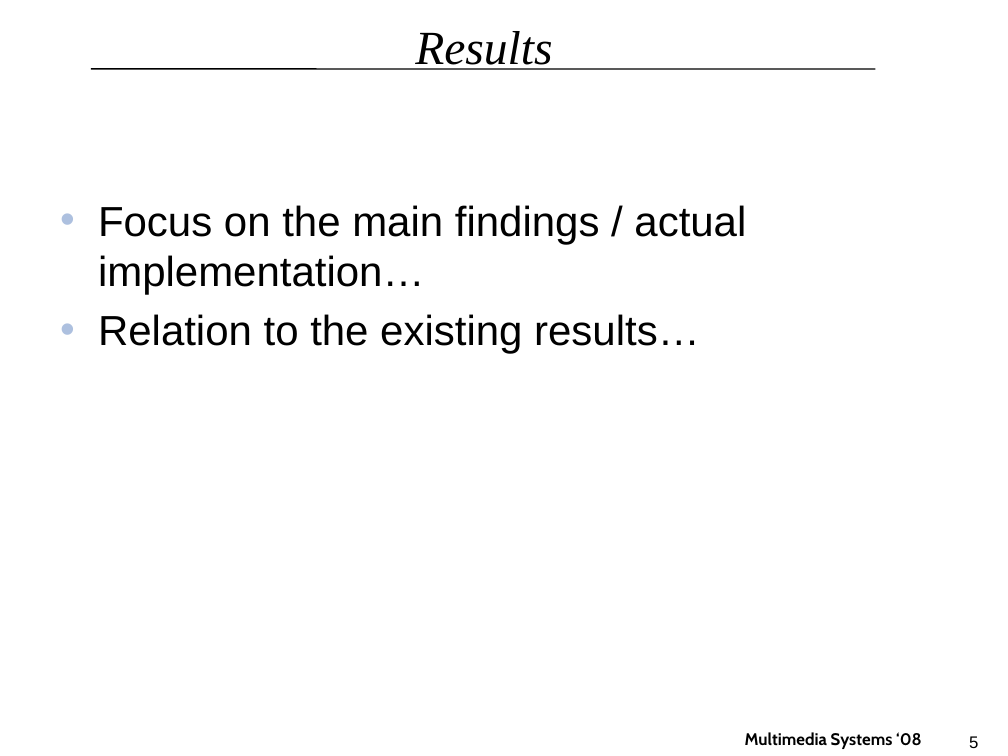
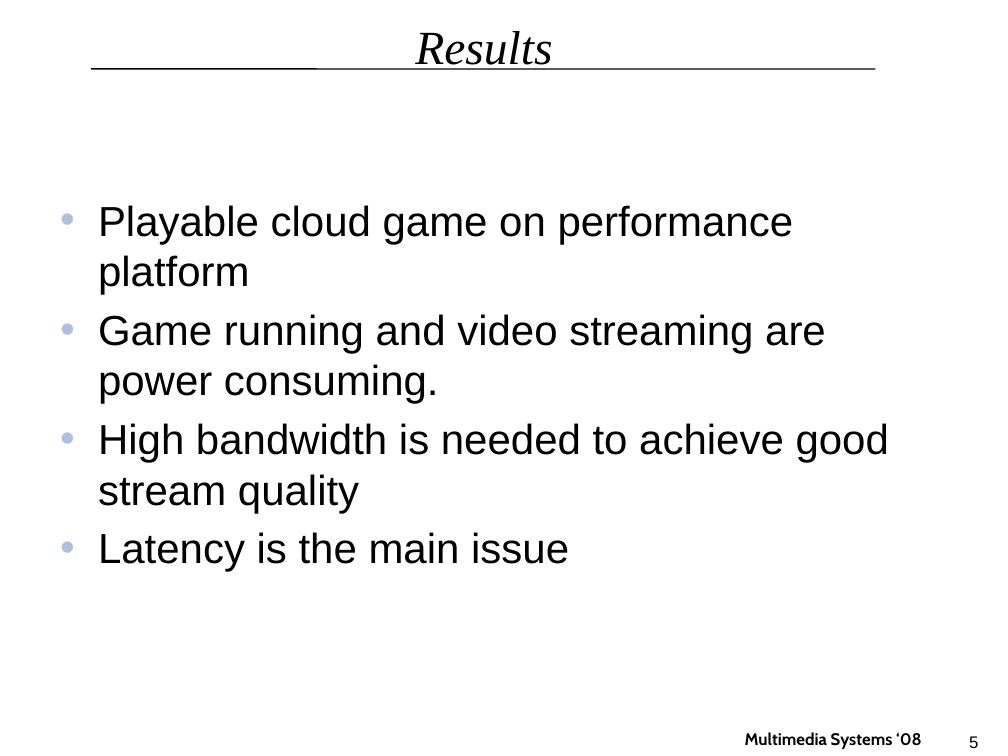
Before and after one commit to tv/C-WG3-1, a slide deck: slide 5 of docs/MMS_Final_Presentation.pptx. Drawn at 1008x756 pixels with LibreOffice and Linux fonts; fonts in the diff are those of the drawing; background and template pictures are left out. Boxes give left, top, right and bottom in pixels: in the first picture for what was removed or moved away, otherwise in the second. Text is boxed around its words. In the diff, an @@ line names an element or a change of style, - is before the commit and + after.

```diff
--- a/docs/MMS_Final_Presentation.pptx
+++ b/docs/MMS_Final_Presentation.pptx
@@ text at [98, 205, 889, 572]: text changed @@
-• Focus on the main findings / actual implementation…
-• Relation to the existing results…
+• Playable cloud game on performance platform
+• Game running and video streaming are power consuming.
+• High bandwidth is needed to achieve good stream quality
+• Latency is the main issue
```
Also in this commit, not shown: 4 other slides changed, 1 slide removed.
